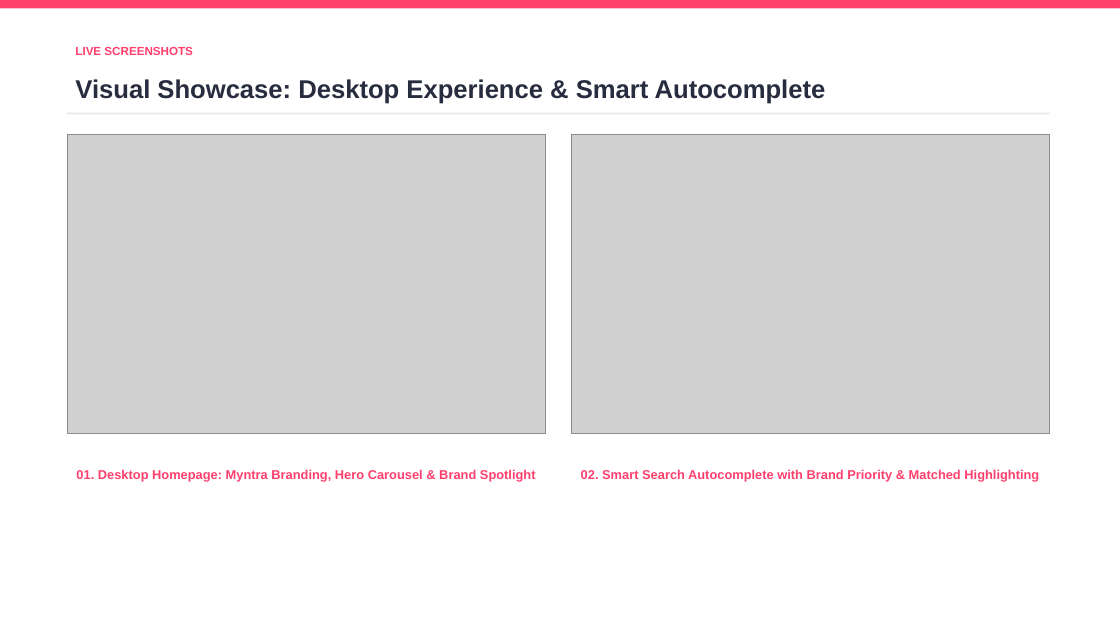
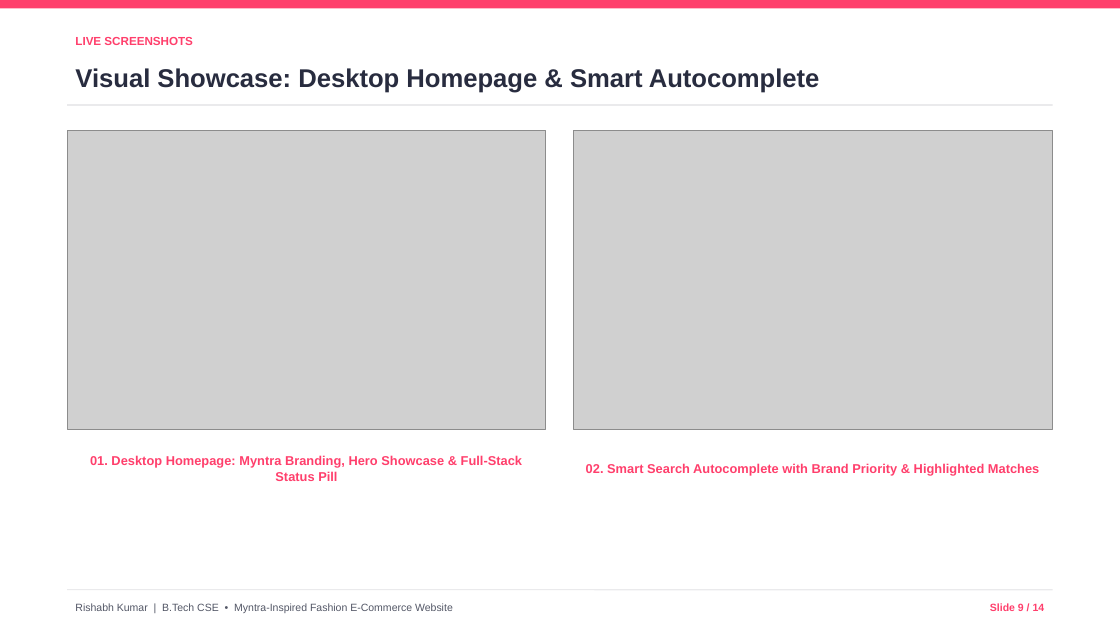
Before and after one commit to krishabh7928-jpg/meesho-clone-, a slide deck: slide 9 of Myntra_Fashion_BTech_Project_Presentation.pptx. Drawn at 1120x630 pixels with LibreOffice and Linux fonts; fonts in the diff are those of the drawing; grey boxes stand for pictures. Boxes give left, top, right and bottom in pixels: in the first picture for what was removed or moved away, otherwise in the second. Text is boxed around its words. In the diff, an @@ line names an element or a change of style, - is before the commit and + after.

```diff
--- a/Myntra_Fashion_BTech_Project_Presentation.pptx
+++ b/Myntra_Fashion_BTech_Project_Presentation.pptx
@@ text "LIVE SCREENSHOTS": place and size @@
-text "LIVE SCREENSHOTS" at [75, 47, 193, 55]
+text "LIVE SCREENSHOTS" at [75, 37, 193, 45]
@@ text at [75, 68, 820, 93]: text changed @@
-Visual Showcase: Desktop Experience & Smart Autocomplete
+Visual Showcase: Desktop Homepage & Smart Autocomplete
@@ line moved from (67, 113) - (1050, 113) to (67, 105) - (1053, 105) @@
@@ picture: place and size @@
-picture at [67, 134, 546, 434]
+picture at [67, 130, 546, 429]
@@ picture: place and size @@
-picture at [571, 134, 1050, 434]
+picture at [574, 130, 1053, 429]
@@ text at [90, 455, 522, 481]: text changed @@
-01. Desktop Homepage: Myntra Branding, Hero Carousel & Brand Spotlight
+01. Desktop Homepage: Myntra Branding, Hero Showcase & Full-Stack Status Pill
@@ text at [586, 463, 1039, 476]: text changed @@
-02. Smart Search Autocomplete with Brand Priority & Matched Highlighting
+02. Smart Search Autocomplete with Brand Priority & Highlighted Matches
@@ line added from (67, 590) to (1053, 590), #EAEAEC 1 pt @@
@@ text added at [75, 603, 453, 613], 9 pt, text #535766 @@
+Rishabh Kumar | B.Tech CSE • Myntra-Inspired Fashion E-Commerce Website
@@ text added at [990, 603, 1045, 611], 9 pt, text #FF3F6C, bold @@
+Slide 9 / 14
```
Also in this commit, not shown: 12 other slides changed, 1 slide added, 1 slide removed, 3 other files.
